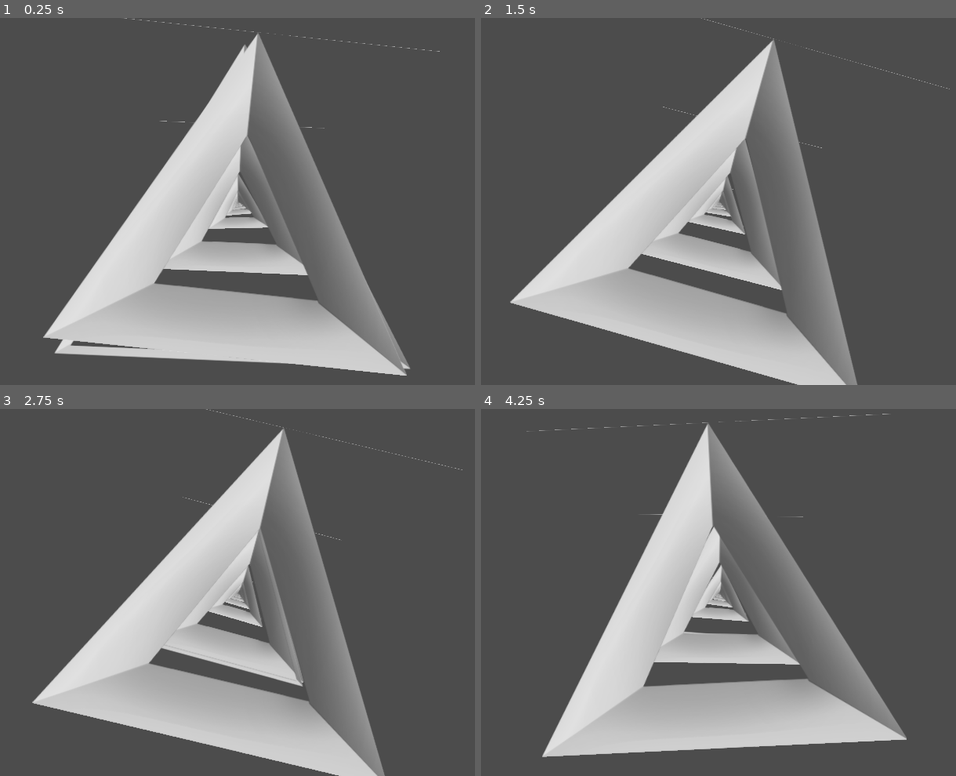
Above: before the commit, frames 1-4 (two rows, left to right).
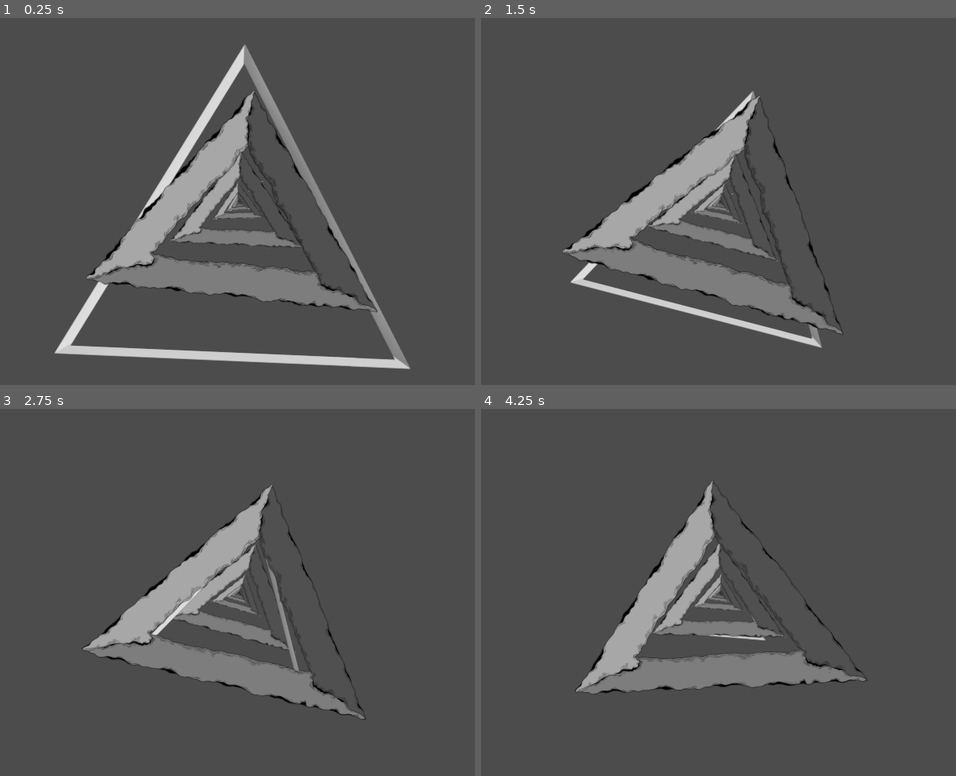
Above: after the commit, the same moments.

Repository: DavidZwitser/GMTK-Jam-2020
Game: Godot game, scene res://Scenes/Main.tscn
Two runs of this game, one before a commit and one after it. Both use one fixed random seed, a clock stepped at 60 frames per second and the inputs below.
Inputs (mouse positions are in pixels of both pictures, inside the frame that each line leads up to):
- Up to frame 1 (0.25 s): no input
- Up to frame 2 (1.5 s): move the mouse to (856, 183) at 0.52 s; hold Space (beatClick) 0.53-1.25 s; click (856, 183) at 0.67 s; drag from (595, 219) to (690, 274) at 1.27 s
- Up to frame 3 (2.75 s): move the mouse to (299, 511) at 2.02 s; hold Space (beatClick) from 2.03 s (still down); click (299, 511) at 2.17 s
- Up to frame 4 (4.25 s): release Space (beatClick) at 2.75 s; drag from (690, 665) to (533, 537) at 2.77 s; move the mouse to (908, 647) at 3.52 s; hold Space (beatClick) from 3.53 s (still down); click (908, 647) at 3.67 s

The runs differ from the first frame. In frame 1, 28% of the frame differs, in the area x 9-93%, y 0-98%; in frame 2, 30%; in frame 3, 30%; in frame 4, 31%, in the area x 9-90%, y 1-95%.

Commit message:
sprite animation world implemented

Diff:
--- a/Objects/Triangle.tscn
+++ b/Objects/Triangle.tscn
@@ -1,6 +1,9 @@
-[gd_scene load_steps=3 format=2]
+[gd_scene load_steps=6 format=2]
 
 [ext_resource path="res://Images/driehoek_test.png" type="Texture" id=1]
+[ext_resource path="res://Images/World/driehoek_2_v2.png" type="Texture" id=2]
+[ext_resource path="res://Images/World/driehoek_3_v2.png" type="Texture" id=3]
+[ext_resource path="res://Images/World/driehoek_1_v2.png" type="Texture" id=4]
 
 [sub_resource type="SpriteFrames" id=1]
 animations = [ {
@@ -8,6 +11,11 @@
 "loop": true,
 "name": "default",
 "speed": 5.0
+}, {
+"frames": [ ExtResource( 4 ), ExtResource( 2 ), ExtResource( 3 ) ],
+"loop": true,
+"name": "Idle",
+"speed": 10.0
 } ]
 
 [node name="Spatial" type="Spatial"]
@@ -16,3 +24,6 @@
 transform = Transform( 1, 0, 0, 0, 1, 0, 0, 0, 1, 0, 2.40842, 0 )
 layers = 4
 frames = SubResource( 1 )
+animation = "Idle"
+frame = 2
+playing = true
Binary file added: Images/World/driehoek_1_v2.png
Not shown, added: Images/World/driehoek_1_v2.png.import
Binary file added: Images/World/driehoek_2_v2.png
Not shown, added: Images/World/driehoek_2_v2.png.import
Binary file added: Images/World/driehoek_3_v2.png
Not shown, added: Images/World/driehoek_3_v2.png.import
